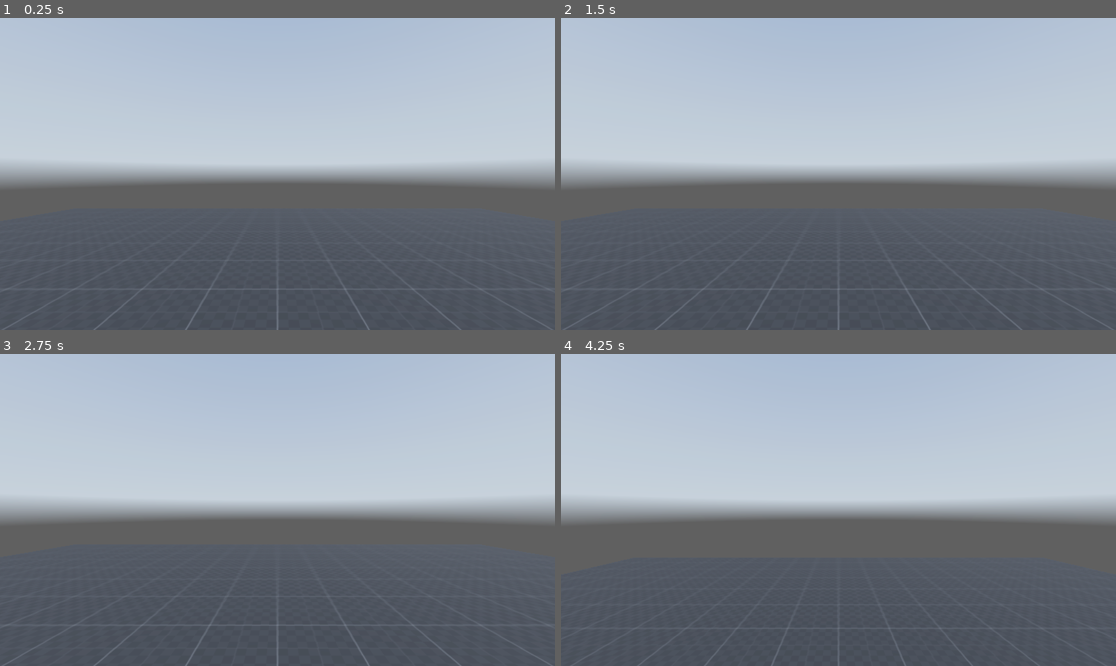
Above: before the commit, frames 1-4 (two rows, left to right).
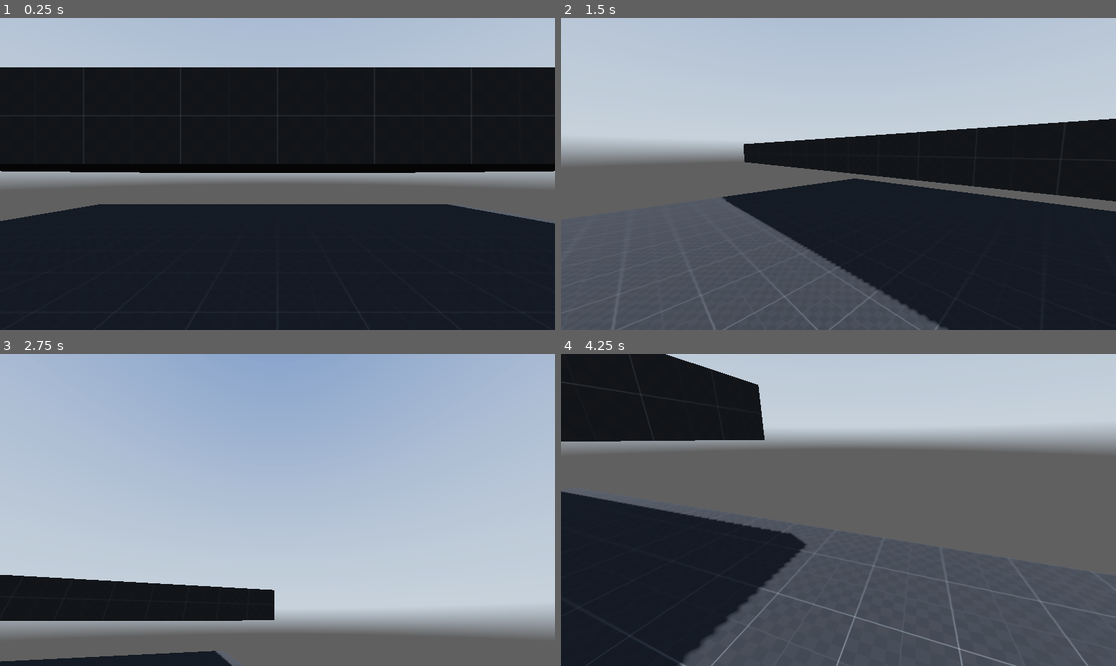
Above: after the commit, the same moments.

Repository: motazhaj/godot-3d-starter-project
Game: Godot game, scene res://scenes/main.tscn
Same seed, same stepped clock (60 frames per second), same inputs: the game is played once before the commit and once after it. A sky picture missing from this copy of the repository is replaced by a grey-blue gradient.
Inputs (mouse positions are in pixels of both pictures, inside the frame that each line leads up to):
- Up to frame 1 (0.25 s): no input
- Up to frame 2 (1.5 s): tap Enter (ui_accept) at 0.5 s; move the mouse to (960, 158) at 0.52 s; hold D (right) 0.53-1.28 s; hold Ctrl (crouch) 0.53-1.28 s; tap Space (jump, bound only after the commit) at 0.77, 1.07 s; tap Shift (sprint) at 0.8, 1.35 s; move the mouse to (727, 189) at 1.27 s; hold S (backward) from 1.28 s (still down)
- Up to frame 3 (2.75 s): tap Space (jump, bound only after the commit) at 1.52, 1.82, 2.3 s; tap Enter (ui_accept) at 1.55, 2.1 s; move the mouse to (333, 441) at 2.02 s; release S (backward) at 2.03 s; hold D (right) from 2.03 s (still down)
- Up to frame 4 (4.25 s): move the mouse to (810, 572) at 2.77 s; release D (right) at 2.78 s; hold W (forward) 2.78-3.53 s; tap Space (jump, bound only after the commit) at 2.85, 3.02, 3.32, 3.77, 4.07 s; tap Ctrl (crouch) at 3.05 s; move the mouse to (1005, 556) at 3.52 s; hold A (left) from 3.53 s (still down); hold Ctrl (crouch) from 3.53 s (still down); tap Shift (sprint) at 3.8 s

The runs differ from the first frame. In frame 1, 73% of the frame differs, in the area x 0-100%, y 15-100%; in frame 2, 39%; in frame 3, 55%; in frame 4, 52%.

Commit message:
Add player movement logic

Diff:
--- a/project.godot
+++ b/project.godot
@@ -47,3 +47,8 @@
 "events": [Object(InputEventKey,"resource_local_to_scene":false,"resource_name":"","device":-1,"window_id":0,"alt_press …(182 unchanged characters)…
 ]
 }
+jump={
+"deadzone": 0.5,
+"events": [Object(InputEventKey,"resource_local_to_scene":false,"resource_name":"","device":-1,"window_id":0,"alt_pressed":false,"shift_pressed":false,"ctrl_pressed":false,"meta_pressed":false,"pressed":false,"keycode":0,"physical_keycode":32,"key_label":0,"unicode":32,"echo":false,"script":null)
+]
+}
--- a/scenes/main.tscn
+++ b/scenes/main.tscn
@@ -22,6 +22,10 @@
 glow_enabled = true
 
 [sub_resource type="CapsuleShape3D" id="CapsuleShape3D_e4tum"]
+height = 1.9
+
+[sub_resource type="CapsuleShape3D" id="CapsuleShape3D_sabve"]
+height = 1.2
 
 [node name="world" type="Node3D"]
 
@@ -29,6 +33,12 @@
 
 [node name="CSGBox3D" type="CSGBox3D" parent="stage"]
 transform = Transform3D(1, 0, 0, 0, 1, 0, 0, 0, 1, 0, -0.5, 0)
+use_collision = true
+size = Vector3(20, 1, 20)
+material = SubResource("StandardMaterial3D_atry3")
+
+[node name="CSGBox3D2" type="CSGBox3D" parent="stage"]
+transform = Transform3D(1, 0, 0, 0, 1, 0, 0, 0, 1, 0, 2.3, -10.598)
 use_collision = true
 size = Vector3(20, 1, 20)
 material = SubResource("StandardMaterial3D_atry3")
@@ -43,13 +53,21 @@
 shadow_enabled = true
 
 [node name="player" type="CharacterBody3D" parent="."]
+transform = Transform3D(1, 0, 0, 0, 1, 0, 0, 0, 1, 0, 0, 1.49758)
 script = ExtResource("3_f5nh4")
 
-[node name="CollisionShape3D" type="CollisionShape3D" parent="player"]
-transform = Transform3D(1, 0, 0, 0, 1, 0, 0, 0, 1, 0, 1, 0)
+[node name="standCollision" type="CollisionShape3D" parent="player"]
+transform = Transform3D(1, 0, 0, 0, 1, 0, 0, 0, 1, 0, 0.95, 0)
 shape = SubResource("CapsuleShape3D_e4tum")
+
+[node name="crouchCollision" type="CollisionShape3D" parent="player"]
+transform = Transform3D(1, 0, 0, 0, 1, 0, 0, 0, 1, 0, 0.6, 0)
+shape = SubResource("CapsuleShape3D_sabve")
 
 [node name="head" type="Node3D" parent="player"]
 transform = Transform3D(1, 0, 0, 0, 1, 0, 0, 0, 1, 0, 1.7, 0)
 
 [node name="Camera3D" type="Camera3D" parent="player/head"]
+
+[node name="RayCast3D" type="RayCast3D" parent="player"]
+target_position = Vector3(0, 1.9, 0)
--- a/scripts/player.gd
+++ b/scripts/player.gd
@@ -1,30 +1,79 @@
 extends CharacterBody3D
 
+# Player nodes
+@onready var head = $head
+@onready var standCollision = $standCollision
+@onready var crouchCollision = $crouchCollision
+@onready var rayCast3d = $RayCast3D
 
-@export var currentSpeed = 5.0
-const walkingSpeed = 2.5
+# Speed variables
+var currentSpeed = 5.0
+const walkingSpeed = 5
 const sprintingSpeed = 8.0
-const crouchingSpeed = walkingSpeed
+const crouchSpeed = 2.5
 
+# Movement variables
 const jumpVelocity = 4.5
+var lerpSpeed = 10.0
+var crouchDepth = -0.5
+
+# Input variables
+var direction = Vector3.ZERO
+@export var mouseSens = 0.2
+
 
 # Get the gravity from the project settings to be synced with RigidBody nodes.
 var gravity = ProjectSettings.get_setting("physics/3d/default_gravity")
 
+func _ready():
+	Input.set_mouse_mode(Input.MOUSE_MODE_CAPTURED)
+
+func _input(event):
+	# Mouse look logic
+	if event is InputEventMouseMotion:
+		rotate_y(deg_to_rad(-event.relative.x * mouseSens))
+		head.rotate_x(deg_to_rad(-event.relative.y * mouseSens))
+		head.rotation.x = clamp(head.rotation.x, deg_to_rad(-89),deg_to_rad(89))
 
 func _physics_process(delta):
+
+	# Handel movement state
+
+	# Crouch
+	if Input.is_action_pressed("crouch"):
+		currentSpeed = crouchSpeed
+		head.position.y = lerp(head.position.y, 1.7 + crouchDepth , delta*lerpSpeed)
+
+		standCollision.disabled  = true
+		crouchCollision.disabled  = false
+
+	elif !rayCast3d.is_colliding():
+
+		# Stand
+		head.position.y = lerp(head.position.y, 1.7 , delta*lerpSpeed)
+
+		standCollision.disabled  = false
+		crouchCollision.disabled  = true
+
+		if Input.is_action_pressed("sprint"):
+			# Sprint
+			currentSpeed = sprintingSpeed
+		else:
+			# Walk
+			currentSpeed = walkingSpeed
+
 	# Add the gravity.
 	if not is_on_floor():
 		velocity.y -= gravity * delta
 
 	# Handle Jump.
-	if Input.is_action_just_pressed("ui_accept") and is_on_floor():
+	if Input.is_action_just_pressed("jump") and is_on_floor():
 		velocity.y = jumpVelocity
 
 	# Get the input direction and handle the movement/deceleration.
 	# As good practice, you should replace UI actions with custom gameplay actions.
-	var input_dir = Input.get_vector("ui_left", "ui_right", "ui_up", "ui_down")
-	var direction = (transform.basis * Vector3(input_dir.x, 0, input_dir.y)).normalized()
+	var input_dir = Input.get_vector("left", "right", "forward", "backward")
+	direction = lerp(direction,(transform.basis * Vector3(input_dir.x, 0, input_dir.y)).normalized(),delta*lerpSpeed)
 	if direction:
 		velocity.x = direction.x * currentSpeed
 		velocity.z = direction.z * currentSpeed
Not shown: 1 places in scenes/main.tscn that only renumber resources
